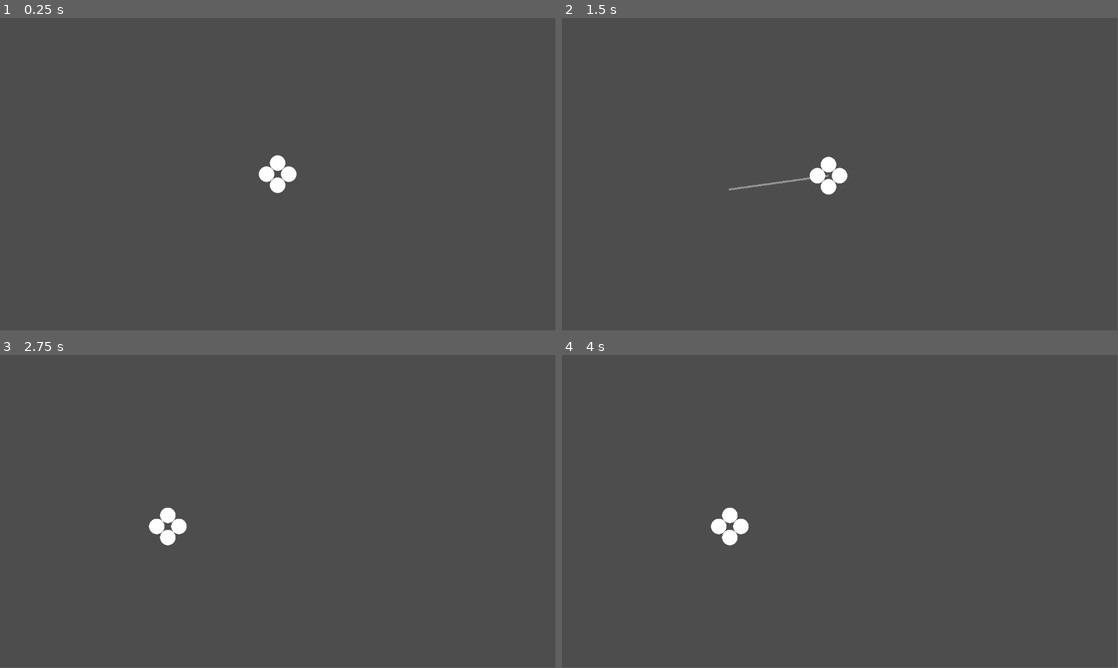
Above: before the commit, frames 1-4 (two rows, left to right).
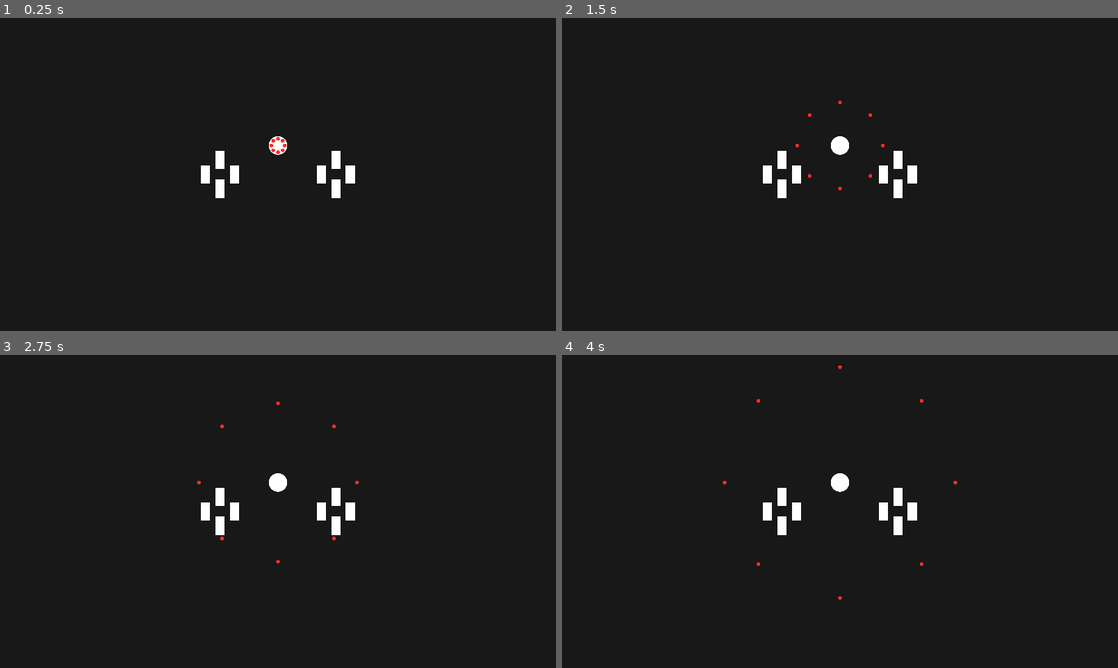
Above: after the commit, the same moments.

Repository: Hokome/BulletHellJam5
Game: Godot game, scene res://game.tscn
The game is run twice, just before and just after one commit, with the same random seed, the same clock (stepped at 60 frames per second) and the same inputs.
Inputs (mouse positions are in pixels of both pictures, inside the frame that each line leads up to):
- Up to frame 1 (0.25 s): no input
- Up to frame 2 (1.5 s): tap Enter at 0.5 s; click (840, 174) at 0.6 s; tap Space at 1.25 s; move the mouse to (728, 190) at 1.27 s; right-click (728, 190) at 1.35 s
- Up to frame 3 (2.75 s): move the mouse to (333, 442) at 2.02 s; click (333, 442) at 2.1 s
- Up to frame 4 (4 s): move the mouse to (812, 574) at 2.77 s; right-click (812, 574) at 2.85 s; tap Enter at 3.5 s; move the mouse to (1006, 558) at 3.52 s; click (1006, 558) at 3.6 s
In our replay, the window is 799x449 before the commit and 800x450 after it. These sizes can differ from the game's own. Grey fills any space a smaller window leaves; there, only what the larger window draws over its background counts as a difference.

The runs differ from the first frame. In frame 1, 100% of the frame differs, in the area x 0-100%, y 0-100%; in frame 2, 100%; in frame 3, 100%; in frame 4, 100%.

Commit message:
Projectile patterns

Diff:
--- /dev/null
+++ b/battle.gd
@@ -0,0 +1,24 @@
+class_name Battle extends Node2D
+
+@export var player_scene: PackedScene
+@export var squad: PackedScene
+@export var enemy: PackedScene
+
+func _ready():
+	add_child(player_scene.instantiate())
+	add_squad(Vector2(-400, 0))
+	add_squad(Vector2(400, 0))
+	add_enemy(Vector2(0, -200))
+
+func add_enemy(pos):
+	var new_enemy = enemy.instantiate()
+	add_child(new_enemy)
+	new_enemy.position = pos
+
+func add_squad(pos):
+	var new_squad = squad.instantiate()
+	add_child(new_squad)
+	new_squad.position = pos
+	new_squad.target_position = pos
+
+func player() -> Player: return $player as Player
--- a/battle.tscn
+++ b/battle.tscn
@@ -1,10 +1,12 @@
-[gd_scene load_steps=4 format=3 uid="uid://bdo7efopvylma"]
+[gd_scene load_steps=5 format=3 uid="uid://bdo7efopvylma"]
 
-[ext_resource type="Script" path="res://game.gd" id="1_j42mj"]
+[ext_resource type="Script" path="res://battle.gd" id="1_j42mj"]
 [ext_resource type="PackedScene" uid="uid://bk07ru2b158kg" path="res://player.tscn" id="2_afout"]
 [ext_resource type="PackedScene" uid="uid://c3rnrx8rsva0w" path="res://units/squad.tscn" id="3_vaku5"]
+[ext_resource type="PackedScene" uid="uid://bjlj67eo7ah71" path="res://enemy/enemy.tscn" id="4_1hlqi"]
 
 [node name="battle" type="Node2D"]
 script = ExtResource("1_j42mj")
 player_scene = ExtResource("2_afout")
 squad = ExtResource("3_vaku5")
+enemy = ExtResource("4_1hlqi")
--- /dev/null
+++ b/battle_timer.gd
@@ -0,0 +1,8 @@
+class_name BattleTimer extends Timer
+
+func setup():
+	paused = time_manager.paused
+	time_manager.on_pause_toggled.connect(set_paused)
+
+func _exit_tree():
+	time_manager.on_pause_toggled.disconnect(set_paused)
--- /dev/null
+++ b/enemy/enemy.gd
@@ -0,0 +1,19 @@
+extends Node2D
+
+@export var pattern: ProjectilePattern
+@export var cooldown: float
+
+var shooting := false
+
+func _process(delta):
+	if !shooting:
+		shoot()
+
+func shoot():
+	shooting = true
+	await pattern.shoot(self, get_parent())
+	var timer := time_manager.create_timer(cooldown)
+	add_child(timer)
+	await timer.timeout
+	timer.queue_free()
+	shooting = false
--- /dev/null
+++ b/enemy/enemy.tscn
@@ -0,0 +1,19 @@
+[gd_scene load_steps=6 format=3 uid="uid://bjlj67eo7ah71"]
+
+[ext_resource type="Texture2D" uid="uid://dp8bwsiiev8fw" path="res://circle.png" id="1_hcklj"]
+[ext_resource type="Script" path="res://enemy/enemy.gd" id="1_trqow"]
+[ext_resource type="Script" path="res://enemy/projectile_pattern.gd" id="2_jegsq"]
+[ext_resource type="PackedScene" uid="uid://brpqbltmcyray" path="res://enemy/projectile.tscn" id="2_o24u8"]
+
+[sub_resource type="Resource" id="Resource_pqhk1"]
+script = ExtResource("2_jegsq")
+projectile_scene = ExtResource("2_o24u8")
+projectile_count = 8
+
+[node name="enemy" type="Node2D"]
+script = ExtResource("1_trqow")
+pattern = SubResource("Resource_pqhk1")
+cooldown = 5.0
+
+[node name="circle" type="Sprite2D" parent="."]
+texture = ExtResource("1_hcklj")
--- /dev/null
+++ b/enemy/projectile.gd
@@ -0,0 +1,6 @@
+extends Area2D
+
+@export var speed: float
+
+func _physics_process(delta):
+	translate(transform.basis_xform(Vector2.RIGHT) * delta * speed)
--- /dev/null
+++ b/enemy/projectile.tscn
@@ -0,0 +1,19 @@
+[gd_scene load_steps=4 format=3 uid="uid://brpqbltmcyray"]
+
+[ext_resource type="Script" path="res://enemy/projectile.gd" id="1_8muxr"]
+[ext_resource type="Texture2D" uid="uid://dp8bwsiiev8fw" path="res://circle.png" id="1_xoix1"]
+
+[sub_resource type="CircleShape2D" id="CircleShape2D_76g3u"]
+radius = 13.1529
+
+[node name="projectile" type="Area2D"]
+script = ExtResource("1_8muxr")
+speed = 200.0
+
+[node name="circle" type="Sprite2D" parent="."]
+self_modulate = Color(1, 0.17, 0.17, 1)
+scale = Vector2(0.2, 0.2)
+texture = ExtResource("1_xoix1")
+
+[node name="hitbox" type="CollisionShape2D" parent="."]
+shape = SubResource("CircleShape2D_76g3u")
--- /dev/null
+++ b/enemy/projectile_pattern.gd
@@ -0,0 +1,16 @@
+class_name ProjectilePattern extends Resource
+
+@export var projectile_scene: PackedScene
+@export var projectile_count: int
+
+func shoot(origin: Node2D, parent: Node2D):
+	var step := 2 * PI / projectile_count
+	for i in projectile_count:
+		var proj := create_projectile(projectile_scene, parent)
+		proj.global_position = origin.global_position
+		proj.rotate(step * i)
+
+func create_projectile(scene: PackedScene, parent: Node2D) -> Node2D:
+	var node = scene.instantiate()
+	parent.add_child(node)
+	return node
--- a/game.gd
+++ /dev/null
@@ -1,10 +0,0 @@
-class_name Game extends Node2D
-
-@export var player_scene: PackedScene
-@export var squad: PackedScene
-
-func _ready():
-	add_child(player_scene.instantiate())
-	add_child(squad.instantiate())
-
-func player() -> Player: return $player as Player
--- a/player.gd
+++ b/player.gd
@@ -4,6 +4,8 @@
 var selected_squad: Squad
 
 func _process(_delta):
+	if time_manager.paused: return
+
 	if Input.is_action_just_pressed("select_squad"):
 		selected_squad = hovered_squad
 
--- a/project.godot
+++ b/project.godot
@@ -22,6 +22,12 @@
 debugger="*res://debug/debugger.tscn"
 battle="*res://battle.tscn"
 
+[display]
+
+window/size/viewport_width=3840
+window/size/viewport_height=2160
+window/stretch/mode="canvas_items"
+
 [editor]
 
 naming/node_name_num_separator=2
@@ -44,3 +50,7 @@
 "events": [Object(InputEventMouseButton,"resource_local_to_scene":false,"resource_name":"","device":-1,"window_id":0,"a …(257 unchanged characters)…
 ]
 }
+
+[rendering]
+
+environment/defaults/default_clear_color=Color(0.092397, 0.0923971, 0.092397, 1)
--- a/time_manager.gd
+++ b/time_manager.gd
@@ -1,6 +1,31 @@
 class_name TimeManager extends Node
 
-var paused := false
+signal on_pause_toggled()
+signal on_paused()
+signal on_resumed()
 
-func toggle_pause():
-	paused = !paused
+var paused := false:
+	set(value):
+		if value == paused: return
+		paused = value
+		Engine.time_scale = 0 if paused else 1
+
+		on_pause_toggled.emit(value)
+		if value:
+			on_paused.emit()
+		else:
+			on_resumed.emit()
+
+var can_pause_game := false
+
+var time_scale := 1.0
+
+func create_timer(time: float, one_shot: bool = true, autostart: bool = true) -> BattleTimer:
+	var timer = BattleTimer.new()
+	timer.wait_time = time
+	timer.one_shot = one_shot
+	timer.autostart = autostart
+
+	timer.setup()
+
+	return timer
--- /dev/null
+++ b/ui/main_theme.tres
@@ -0,0 +1,4 @@
+[gd_resource type="Theme" format=3 uid="uid://c4511mdsphtiy"]
+
+[resource]
+Button/font_sizes/font_size = 40
--- a/ui/pause_menu.tscn
+++ b/ui/pause_menu.tscn
@@ -1,6 +1,7 @@
-[gd_scene load_steps=2 format=3 uid="uid://dy6kdgxhjl6m5"]
+[gd_scene load_steps=3 format=3 uid="uid://dy6kdgxhjl6m5"]
 
 [ext_resource type="Script" path="res://ui/pause_menu.gd" id="1_hhid2"]
+[ext_resource type="Theme" uid="uid://c4511mdsphtiy" path="res://ui/main_theme.tres" id="2_lrgvc"]
 
 [node name="pause_menu" type="PanelContainer"]
 anchors_preset = 8
@@ -14,25 +15,29 @@
 
 [node name="margin" type="MarginContainer" parent="."]
 layout_mode = 2
-theme_override_constants/margin_left = 10
-theme_override_constants/margin_top = 10
-theme_override_constants/margin_right = 10
-theme_override_constants/margin_bottom = 10
+theme_override_constants/margin_left = 20
+theme_override_constants/margin_top = 20
+theme_override_constants/margin_right = 20
+theme_override_constants/margin_bottom = 20
 
 [node name="vbox" type="VBoxContainer" parent="margin"]
-custom_minimum_size = Vector2(200, 0)
+custom_minimum_size = Vector2(400, 0)
 layout_mode = 2
+theme_override_constants/separation = 20
 
 [node name="resume" type="Button" parent="margin/vbox"]
 layout_mode = 2
+theme = ExtResource("2_lrgvc")
 text = "Resume"
 
 [node name="settings" type="Button" parent="margin/vbox"]
 visible = false
 layout_mode = 2
+theme = ExtResource("2_lrgvc")
 
 [node name="exit" type="Button" parent="margin/vbox"]
 layout_mode = 2
+theme = ExtResource("2_lrgvc")
 text = "Exit"
 
 [connection signal="pressed" from="margin/vbox/resume" to="." method="resume"]
--- a/units/squad.gd
+++ b/units/squad.gd
@@ -11,10 +11,12 @@
 var target_position: Vector2
 
 func _process(_delta):
+	if time_manager.paused: return
 	direction_line.visible = not is_at_destination()
 	direction_line.points[1] = target_position - position
 
 func _physics_process(delta):
+	if time_manager.paused: return
 	if not is_at_destination():
 		var diff = (target_position - position)
 		velocity = diff.normalized() * speed
--- a/units/squad.tscn
+++ b/units/squad.tscn
@@ -4,27 +4,27 @@
 [ext_resource type="PackedScene" uid="uid://ctn35r33n8khl" path="res://units/unit.tscn" id="2_4gybm"]
 
 [sub_resource type="CircleShape2D" id="CircleShape2D_6te3u"]
-radius = 40.0
+radius = 128.0
 
 [node name="squad" type="CharacterBody2D"]
 input_pickable = true
 motion_mode = 1
 platform_on_leave = 2
 script = ExtResource("1_vpg5f")
-speed = 200.0
-min_target_dist = 5.0
+speed = 300.0
+min_target_dist = 10.0
 
 [node name="unit" parent="." instance=ExtResource("2_4gybm")]
-position = Vector2(0, -23)
+position = Vector2(0, -100)
 
 [node name="unit_2" parent="." instance=ExtResource("2_4gybm")]
-position = Vector2(-23, 0)
+position = Vector2(-100, 0)
 
 [node name="unit_3" parent="." instance=ExtResource("2_4gybm")]
-position = Vector2(23, 0)
+position = Vector2(100, 0)
 
 [node name="unit_4" parent="." instance=ExtResource("2_4gybm")]
-position = Vector2(0, 23)
+position = Vector2(0, 100)
 
 [node name="collider" type="CollisionShape2D" parent="."]
 shape = SubResource("CircleShape2D_6te3u")
--- a/units/unit.tscn
+++ b/units/unit.tscn
@@ -1,17 +1,17 @@
 [gd_scene load_steps=3 format=3 uid="uid://ctn35r33n8khl"]
 
-[ext_resource type="Texture2D" uid="uid://dp8bwsiiev8fw" path="res://circle.png" id="1_ewfjp"]
+[ext_resource type="Texture2D" uid="uid://b41xlisui4xdv" path="res://square.png" id="1_q3ruf"]
 
-[sub_resource type="CircleShape2D" id="CircleShape2D_mqdab"]
-radius = 16.0
+[sub_resource type="RectangleShape2D" id="RectangleShape2D_mfqdi"]
+size = Vector2(64, 128)
 
 [node name="unit" type="Node2D"]
 
 [node name="sprite" type="Sprite2D" parent="."]
-scale = Vector2(0.25, 0.25)
-texture = ExtResource("1_ewfjp")
+scale = Vector2(16, 32)
+texture = ExtResource("1_q3ruf")
 
 [node name="hurtbox" type="Area2D" parent="."]
 
 [node name="shape" type="CollisionShape2D" parent="hurtbox"]
-shape = SubResource("CircleShape2D_mqdab")
+shape = SubResource("RectangleShape2D_mfqdi")
Binary file added: square.png
Not shown, added: square.png.import
Not shown, changed: docs/tasks.md
